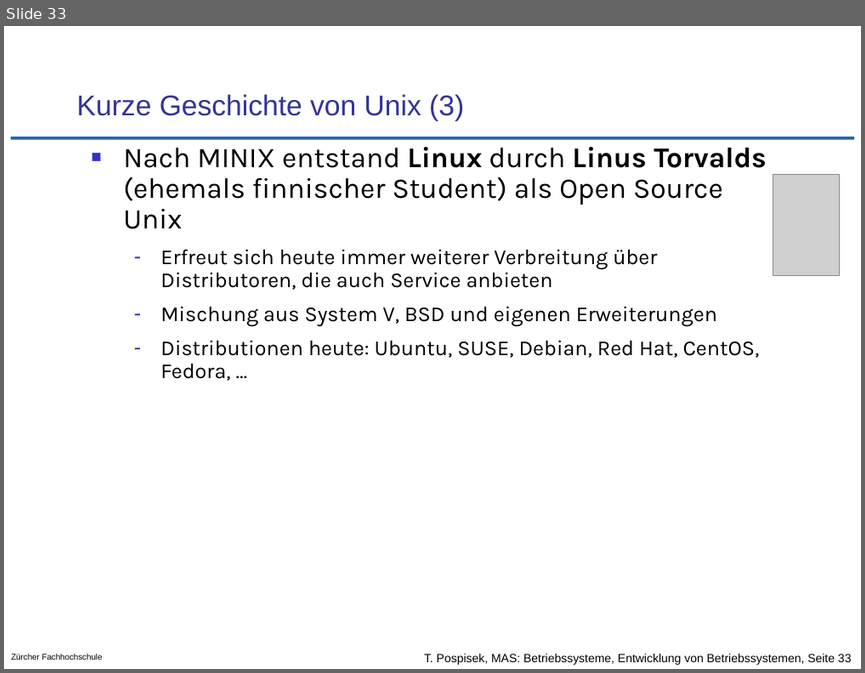
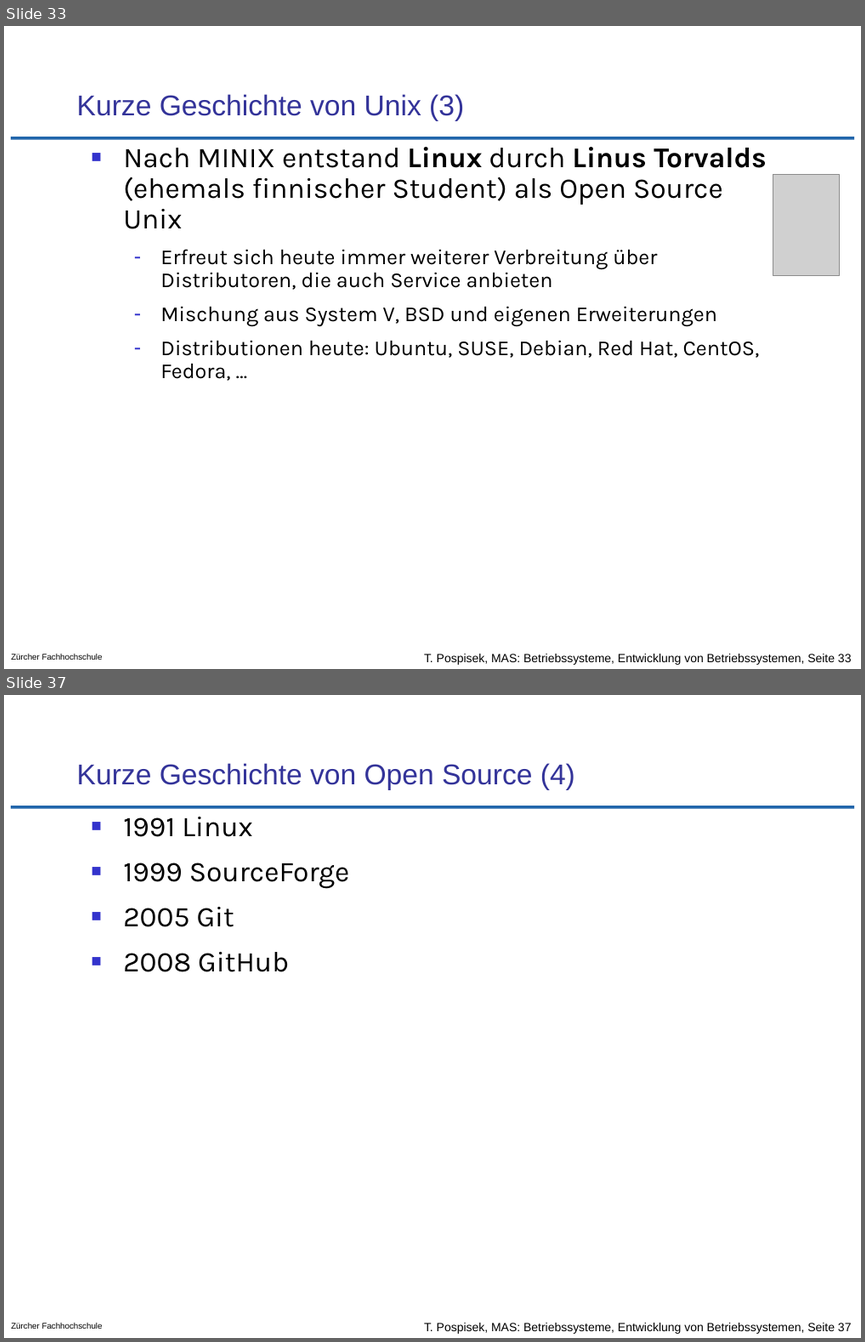
Before and after one commit to tpo/betriebssysteme, a slide deck: 01-2_Entwicklung_von_Betriebssystemen.odp. Shown one above the other, each under a label of ours: slide 33 before the commit, slides 33 and 37 after it; the slides between them are not shown. The pictures are 865x673 and 865x1342 pixels, drawn with LibreOffice and Linux fonts; fonts in the diff are those of the drawing; grey boxes stand for pictures; background and template pictures are left out. Boxes give left, top, right and bottom in pixels: in the first picture for what was removed or moved away, otherwise in the second. Text is boxed around its words. In the diff, an @@ line names an element or a change of style, - is before the commit and + after.

Commit message:
Geschichte von Open Source

```diff
--- a/01-2_Entwicklung_von_Betriebssystemen.odp
+++ b/01-2_Entwicklung_von_Betriebssystemen.odp
@@ slide 37 added at [4, 695, 861, 1338], background #FFFFFF; not listed: 3 template elements that a slide beside it also shows @@
@@ title added at [77, 763, 575, 790], 24 pt, text #333399 @@
+Kurze Geschichte von Open Source (4)
@@ text added at [123, 817, 350, 972], 24 pt, text #000000 @@
+■ 1991 Linux
+■ 1999 SourceForge
+■ 2005 Git
+■ 2008 GitHub
```
Also in this commit, not shown: 3 other slides added, 1 other file.
